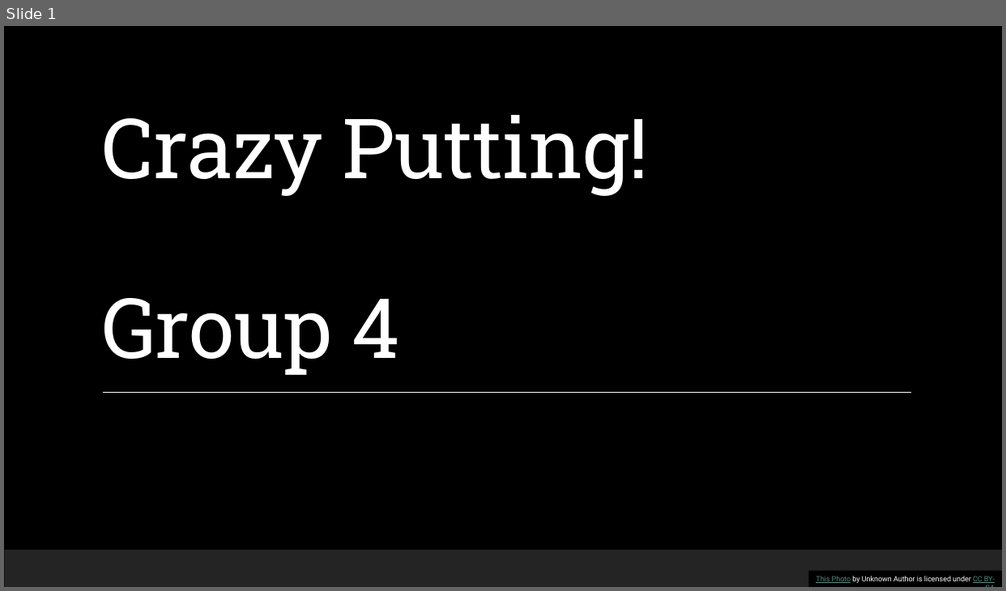
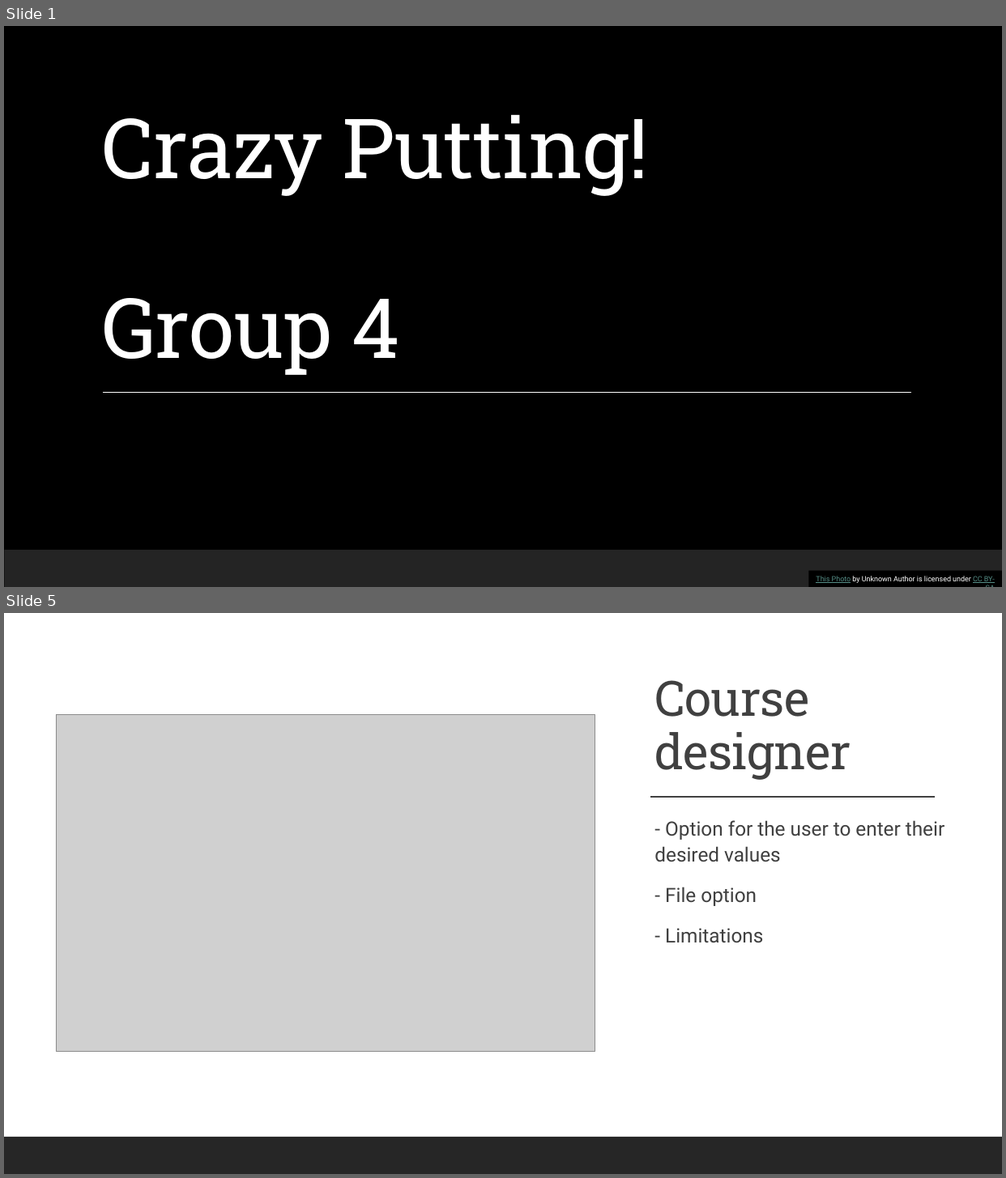
Before and after one commit to renesteeman/Project1-2_Group4, a slide deck: Crazy Putting Presentation.pptx. Shown one above the other, each under a label of ours: slide 1 before the commit, slides 1 and 5 after it; the slides between them are not shown. The pictures are 1006x591 and 1006x1178 pixels, drawn with LibreOffice and Linux fonts; fonts in the diff are those of the drawing; grey boxes stand for pictures; background and template pictures are left out. Boxes give left, top, right and bottom in pixels: in the first picture for what was removed or moved away, otherwise in the second. Text is boxed around its words. In the diff, an @@ line names an element or a change of style, - is before the commit and + after.

```diff
--- a/Crazy Putting Presentation.pptx
+++ b/Crazy Putting Presentation.pptx
@@ slide 5 added at (4,613,1002,1174), background #FFFFFF @@
@@ rectangle added at (4,613,1002,1174), fill #FFFFFF @@
@@ title added at (654,680,850,780), 47 pt, text #404040 @@
+Course designer
@@ picture added at (56,715,594,1052) @@
@@ line added from (651, 797) to (936, 797), #404040 1 pt @@
@@ text added at (654,820,944,943), 19 pt, text #404040 @@
+  - Option for the user to enter their desired values
+  - File option
+  - Limitations
@@ rectangle added at (4,1137,1002,1174), fill #262626 @@
```
Also in this commit, not shown: 1 slide changed, 4 other slides added, 3 slides removed.
